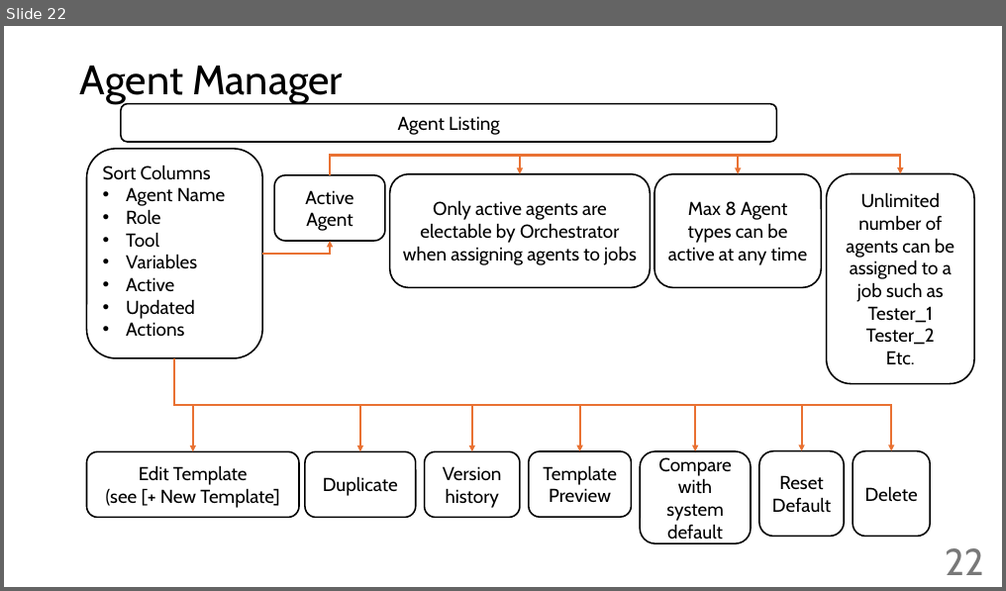
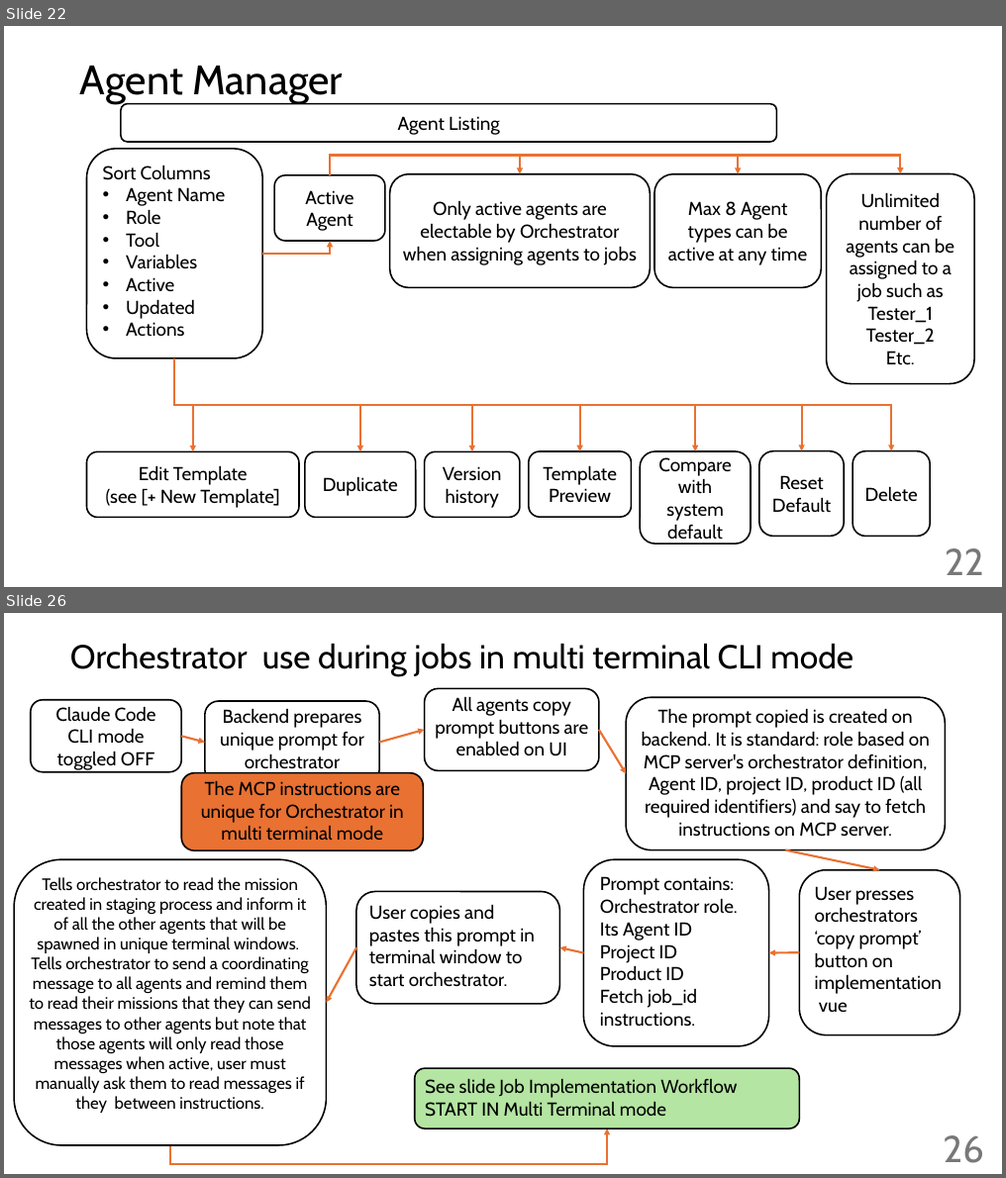
Before and after one commit to giljoai/GiljoAI_MCP, a slide deck: handovers/Reference_docs/giljoai workflow.pptx. Shown one above the other, each under a label of ours: slide 22 before the commit, slides 22 and 26 after it; the slides between them are not shown. The pictures are 1006x591 and 1006x1178 pixels, drawn with LibreOffice and Linux fonts; fonts in the diff are those of the drawing. Boxes give left, top, right and bottom in pixels: in the first picture for what was removed or moved away, otherwise in the second. Text is boxed around its words. In the diff, an @@ line names an element or a change of style, - is before the commit and + after.

Commit message:
Remove execution mode API and related frontend logic
Eliminated the /agent-jobs/{job_id}/execution-mode endpoint and its Pydantic model from the backend, as well as the corresponding API call and UI logic in the frontend. This simplifies agent job management and removes the execution mode toggle wiring, reflecting a shift to a purely frontend-controlled mode toggle. Also updated orchestration tools to remove execution mode and team roster logic from agent mission responses.

```diff
--- a/handovers/Reference_docs/giljoai workflow.pptx
+++ b/handovers/Reference_docs/giljoai workflow.pptx
@@ slide 26 added at box(4, 613, 1002, 1174), background #FFFFFF @@
@@ title added at box(70, 643, 853, 676), 32 pt, text #000000 @@
+Orchestrator use during jobs in multi terminal CLI mode
@@ rounded rectangle added at box(30, 700, 181, 772), fill #FFFFFF, outline #000000 1.5 pt, 18 pt, text #000000 @@
+Claude Code CLI mode toggled OFF
@@ rounded rectangle added at box(205, 701, 379, 783), fill #FFFFFF, outline #000000 1.5 pt, 18 pt, text #000000 @@
+Backend prepares unique prompt for orchestrator
@@ rounded rectangle added at box(425, 688, 599, 771), fill #FFFFFF, outline #000000 1.5 pt, 18 pt, text #000000 @@
+All agents copy prompt buttons are enabled on UI
@@ rounded rectangle added at box(626, 697, 945, 851), fill #FFFFFF, outline #000000 1.5 pt, 18 pt, text #000000 @@
+The prompt copied is created on backend. It is standard: role based on MCP server's orchestrator definition, Agent ID, project ID, product ID (all required identifiers) and say to fetch instructions on MCP server.
@@ arrow added from (380, 743) to (425, 730), #E97132 2 pt @@
@@ arrow added from (599, 730) to (626, 774), #E97132 2 pt @@
@@ arrow added from (181, 736) to (205, 743), #E97132 2 pt @@
@@ rounded rectangle added at box(181, 773, 423, 851), fill #E97132, outline #000000 1.5 pt, 18 pt, text #000000 @@
+The MCP instructions are unique for Orchestrator in multi terminal mode
@@ rounded rectangle added at box(14, 861, 326, 1146), fill #FFFFFF, outline #000000 1.5 pt, 16 pt, text #000000 @@
+Tells orchestrator to read the mission created in staging process and inform it of all the other agents that will be spawned in unique terminal windows. Tells orchestrator to send a coordinating message to all agents and remind them to read their missions that they can send messages to other agents but note that those agents will only read those messages when active, user must manually ask them to read messages if they between instructions.
@@ rounded rectangle added at box(583, 861, 769, 1048), fill #FFFFFF, outline #000000 1.5 pt, 18 pt, text #000000 @@
+Prompt contains:
+Orchestrator role.
+Its Agent ID
+Project ID
+Product ID
+Fetch job_id instructions.
@@ arrow added from (785, 851) to (880, 870), #E97132 2 pt @@
@@ rounded rectangle added at box(800, 870, 960, 1036), fill #FFFFFF, outline #000000 1.5 pt, 18 pt, text #000000 @@
+User presses orchestrators ‘copy prompt’ button on implementation vue
@@ rounded rectangle added at box(356, 891, 560, 1004), fill #FFFFFF, outline #000000 1.5 pt, 18 pt, text #000000 @@
+User copies and pastes this prompt in terminal window to start orchestrator.
@@ arrow added from (356, 948) to (326, 1003), #E97132 2 pt @@
@@ arrow added from (583, 953) to (560, 948), #E97132 2 pt @@
@@ arrow added from (800, 953) to (769, 953), #E97132 2 pt @@
@@ rounded rectangle added at box(415, 1069, 800, 1130), fill #B4E5A2, outline #000000 1.5 pt, 18 pt, text #000000 @@
+See slide Job Implementation Workflow START IN Multi Terminal mode
@@ elbow arrow added from (170, 1146) to (607, 1129), #E97132 2 pt @@
@@ page number added at box(943, 1136, 983, 1163), 36 pt, text #797979 @@
+26
```
Also in this commit, not shown: 13 slides changed, 8 other slides added, 32 other files.
